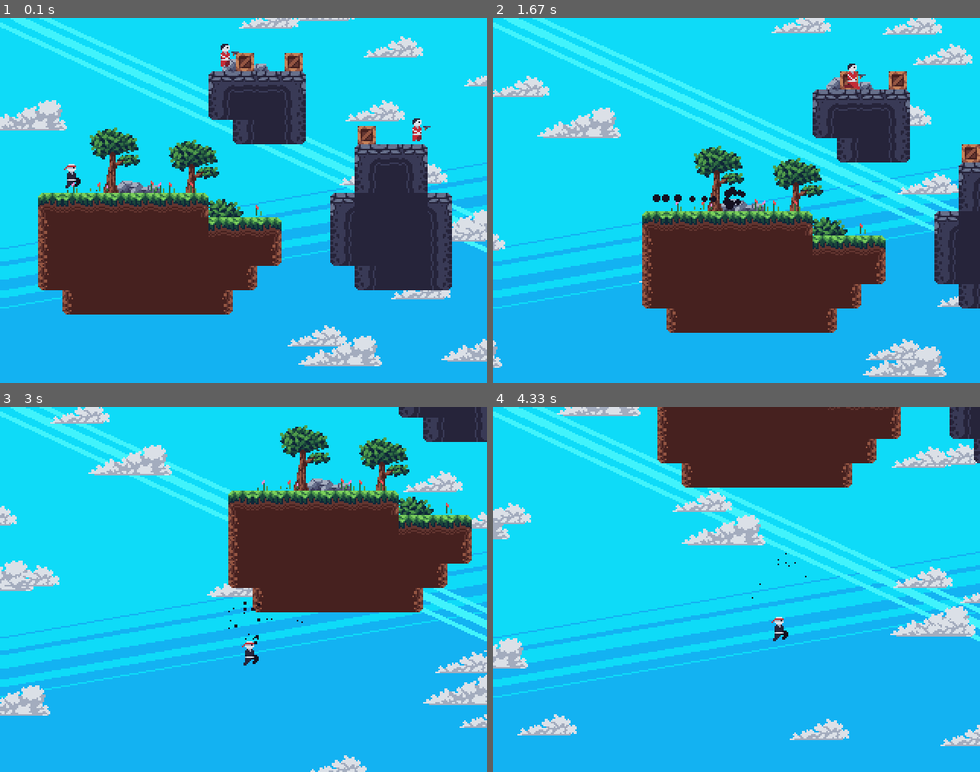
Above: before the commit, frames 1-4 (two rows, left to right).
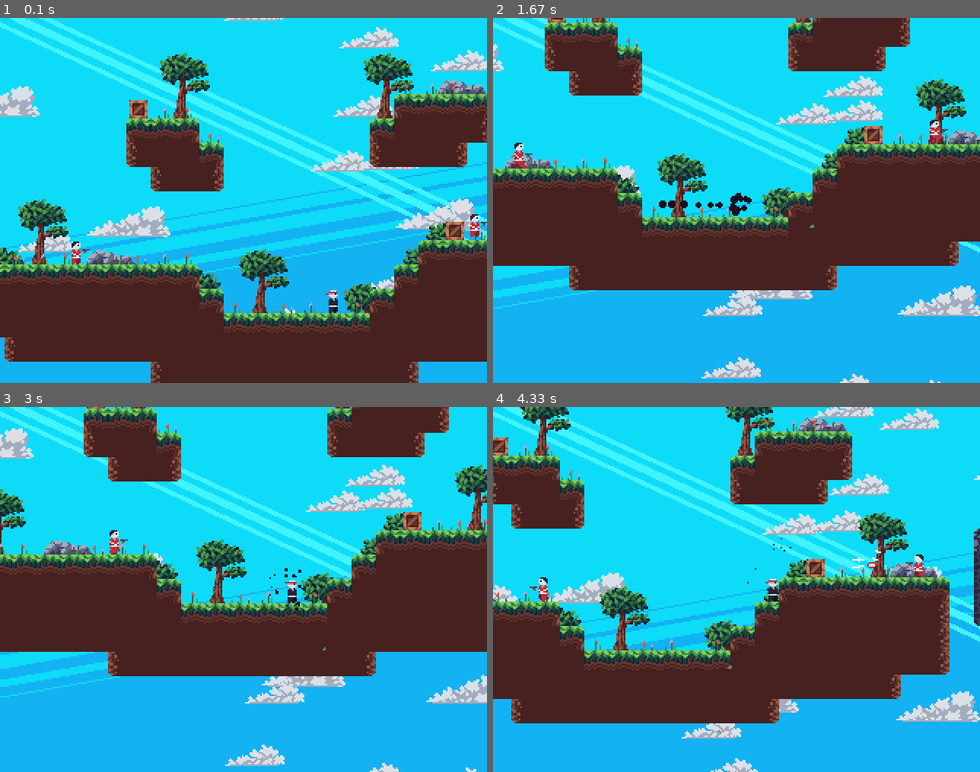
Above: after the commit, the same moments.

Repository: thomas-dumazert/dfp_pygame_plateformer_tutorial
Game: pygame game, started from game.py
Same seed, same stepped clock (60 frames per second), same inputs: the game is played once before the commit and once after it.
Inputs:
- Up to frame 1 (0.1 s): no input
- Up to frame 2 (1.67 s): tap Space at 0.33, 0.73, 1.03, 1.23, 1.53 s; hold Q 0.67-1.13 s
- Up to frame 3 (3 s): tap Space at 2.07, 2.37, 2.57, 2.87 s; tap D at 2.15 s
- Up to frame 4 (4.33 s): tap Z at 3.4 s; tap Space at 3.8, 4.1 s

The runs differ from the first frame. In frame 1, 60% of the frame differs, in the area x 0-100%, y 0-100%; in frame 2, 48%; in frame 3, 49%; in frame 4, 50%.

Commit message:
Add player and enemies death mechanic

Diff:
--- a/game.py
+++ b/game.py
@@ -8,6 +8,11 @@
 from scripts.clouds import Clouds
 from scripts.utils import load_image, load_images, Animation
 from scripts.particle import Particle
+from scripts.spark import Spark
+
+MAPS_ROOT = 'data/maps/'
+IMAGES_ROOT = 'data/images/'
+SFX_ROOT = 'data/sfx/'
 
 class Game:
     def __init__(self) -> None:
@@ -57,6 +62,20 @@
         self.tilemap = Tilemap(self, tile_size=16)
         self.tilemap.load('map.json')
 
+        self.clouds = Clouds(self.assets['clouds'], count=16)
+
+        self.projectile_lifetime = 360
+
+        self.camera_acc = 30
+
+        self.restart_timer = 40
+
+        self.current_level = 0
+        self.load_level(self.current_level)
+
+    def load_level(self, map_id):
+        self.tilemap.load(MAPS_ROOT + str(map_id) + '.json')
+
         self.leaf_spawners = []
         for tree in self.tilemap.extract([('large_decor', 2)], keep=True):
             self.leaf_spawners.append(pygame.Rect(tree['pos'][0] + 4,
@@ -71,14 +90,12 @@
                 self.enemies.append(Enemy(self, spawner['pos'], (8, 15)))
 
         self.projectiles = []
-        self.projectile_lifetime = 360
-
         self.particles = []
-
-        self.clouds = Clouds(self.assets['clouds'], count=16)
+        self.sparks = []
 
         self.scroll = [0, 0]
-        self.camera_acc = 30
+
+        self.dead = 0
 
     def handle_events(self) -> None:
         events = pygame.event.get()
@@ -104,6 +121,11 @@
         while self.running:
             self.display.blit(self.assets['background'], (0, 0))
 
+            if self.dead:
+                self.dead += 1
+                if self.dead > self.restart_timer:
+                    self.load_level(self.current_level)
+
             self.scroll[0] += (self.player.rect().centerx - \
                                self.display.get_width() / 2 - \
                                 self.scroll[0]) / self.camera_acc
@@ -126,10 +148,13 @@
             self.clouds.update()
 
             for enemy in self.enemies.copy():
-                enemy.update(self.tilemap, (0, 0))
-
-            self.player.update(self.tilemap,
-                               (self.movement[1] - self.movement[0], 0))
+                kill = enemy.update(self.tilemap, (0, 0))
+                if kill:
+                    self.enemies.remove(enemy)
+
+            if not self.dead:
+                self.player.update(self.tilemap,
+                                (self.movement[1] - self.movement[0], 0))
 
             # [[x, y], direction, timer]
             for projectile in self.projectiles.copy():
@@ -138,11 +163,33 @@
 
                 if self.tilemap.solid_check(projectile[0]):
                     self.projectiles.remove(projectile)
+                    for _ in range(4):
+                        self.sparks.append(Spark(projectile[0],
+                                                 random.random() - 0.5 + (math.pi if projectile[1] > 0 else 0),
+                                                 random.random() + 2))
                 elif projectile[2] > self.projectile_lifetime:
                     self.projectiles.remove(projectile)
                 elif abs(self.player.dashing) < self.player.dash_cooldown:
                     if self.player.rect().collidepoint(projectile[0]):
                         self.projectiles.remove(projectile)
+                        self.dead += 1
+                        for _ in range(30):
+                            angle = random.random() * math.pi * 2
+                            speed = random.random() * 5
+                            self.sparks.append(Spark(self.player.rect().center,
+                                                     angle,
+                                                     random.random() + 2))
+                            self.particles.append(Particle(self,
+                                                           'particle',
+                                                           self.player.rect().center,
+                                                           velocity=[math.cos(angle + math.pi) * speed * 0.5,
+                                                                     math.sin(angle + math.pi) * speed * 0.5],
+                                                           frame=random.randint(0, 7)))
+
+            for spark in self.sparks.copy():
+                kill = spark.update()
+                if kill:
+                    self.sparks.remove(spark)
 
             for particle in self.particles.copy():
                 kill = particle.update()
@@ -156,13 +203,11 @@
             self.clouds.render(self.display, offset=render_scroll)
             self.tilemap.render(self.display, offset=render_scroll)
 
-            for particle in self.particles:
-                particle.render(self.display, offset=render_scroll)
-
             for enemy in self.enemies.copy():
                 enemy.render(self.display, offset=render_scroll)
 
-            self.player.render(self.display, offset=render_scroll)
+            if not self.dead:
+                self.player.render(self.display, offset=render_scroll)
 
             for projectile in self.projectiles:
                 img = self.assets['projectile']
@@ -172,7 +217,11 @@
                                    projectile[0][1] - img.get_height() / 2 \
                                     - render_scroll[1]))
 
-
+            for spark in self.sparks:
+                spark.render(self.display, offset=render_scroll)
+
+            for particle in self.particles:
+                particle.render(self.display, offset=render_scroll)
 
             self.screen.blit(pygame.transform.scale(self.display,
                                                     self.screen.get_size()),
--- a/map.json
+++ b/map.json
@@ -1 +1 @@
-{"tilemap": {"4;7": {"type": "grass", "variant": 1, "pos": [ …(4549 unchanged characters)… os": [8, 1]}}, "tile_size": 16, "offgrid_tiles": [{"type": "large_decor", "variant": 0 …(821 unchanged characters)…
+{"tilemap": {"4;7": {"type": "grass", "variant": 1, "pos": [ …(4549 unchanged characters)… os": [8, 1]}}, "tile_size": 16, "offgrid": [{"type": "large_decor", "variant": 0 …(821 unchanged characters)…
--- a/scripts/entities.py
+++ b/scripts/entities.py
@@ -4,6 +4,7 @@
 import pygame
 
 from scripts.particle import Particle
+from scripts.spark import Spark
 
 TRANSITION_DELAY = 5    # Number of frames before transitioning from a
                         # state to another
@@ -232,12 +233,13 @@
 
         self.shooting_range = (0, 16)
 
-    def update(self, tilemap, movement=(0, 0)) -> None:
+    def update(self, tilemap, movement=(0, 0)) -> bool:
         if self.walking:
             # +/- 7 and 23 allow to check the tiles in front and below
             # the enemy. Those can be computed from enemy and tile
             # sizes.
-            if tilemap.solid_check((self.rect().centerx + (-7 if self.flip else 7), self.pos[1] + 23)):
+            if tilemap.solid_check((self.rect().centerx + (-7 if self.flip else 7),
+                                    self.pos[1] + 23)):
                 movement = (movement[0] - self.walking_speed \
                             if self.flip else self.walking_speed, movement[1])
             else:
@@ -245,12 +247,10 @@
             self.walking = max(self.walking - 1, 0)
 
             if not self.walking:
-                dis = (self.game.player.pos[0] - self.pos[0], self.game.player.pos[1] - self.pos[1])
+                dis = (self.game.player.pos[0] - self.pos[0],
+                       self.game.player.pos[1] - self.pos[1])
                 if abs(dis[1]) < self.shooting_range[1]:
-                    if self.flip and dis[0] < 0:
-                        self.game.projectiles.append([[self.rect().centerx - 7, self.rect().centery], -1.5, 0])
-                    if not self.flip and dis[0] > 0:
-                        self.game.projectiles.append([[self.rect().centerx + 7, self.rect().centery], 1.5, 0])
+                    self.shoot(dis)
         elif random.random() < self.wake_up_chance:
             self.walking = random.randint(*self.walking_duration_range)
 
@@ -260,6 +260,46 @@
             self.set_action('run')
         else:
             self.set_action('idle')
+
+        if abs(self.game.player.dashing) > self.game.player.dash_cooldown:
+            if self.rect().colliderect(self.game.player.rect()):
+                self.dying()
+                return True
+
+    def dying(self):
+        for _ in range(30):
+            angle = random.random() * math.pi * 2
+            speed = random.random() * 5
+            self.game.sparks.append(Spark(self.rect().center,
+                                        angle,
+                                        random.random() + 2))
+            self.game.particles.append(Particle(self.game,
+                                            'particle',
+                                            self.rect().center,
+                                            velocity=[math.cos(angle + math.pi) * speed * 0.5,
+                                                        math.sin(angle + math.pi) * speed * 0.5],
+                                            frame=random.randint(0, 7)))
+        self.game.sparks.append(Spark(self.rect().center, 0, 5 + random.random()))
+        self.game.sparks.append(Spark(self.rect().center, math.pi, 5 + random.random()))
+
+    def shoot(self, dis):
+        if self.flip and dis[0] < 0:
+            self.game.projectiles.append([[self.rect().centerx - 7,
+                                           self.rect().centery],
+                                          -1.5, 0])
+            for _ in range(4):
+                self.game.sparks.append(Spark(self.game.projectiles[-1][0],
+                                              random.random() - 0.5 + math.pi,
+                                              2 + random.random()))
+        if not self.flip and dis[0] > 0:
+            self.game.projectiles.append([[self.rect().centerx + 7,
+                                           self.rect().centery],
+                                          1.5, 0])
+            for i in range(4):
+                self.game.sparks.append(Spark(self.game.projectiles[-1][0],
+                                              random.random() - 0.5,
+                                              2 + random.random()))
+
     def render(self, surf, offset=(0, 0)):
         super().render(surf, offset)
 
--- /dev/null
+++ b/scripts/spark.py
@@ -0,0 +1,35 @@
+import math
+
+import pygame
+
+class Spark:
+    def __init__(self, pos, angle, speed) -> None:
+        self.pos = list(pos)
+        self.angle = angle
+        self.speed = speed
+
+        self.color = (255, 255, 255)
+        self.length = 3
+        self.width = 0.5
+
+    def update(self) -> bool:
+        self.pos[0] += math.cos(self.angle) * self.speed
+        self.pos[1] += math.sin(self.angle) * self.speed
+
+        self.speed = max(self.speed - 0.1, 0)
+
+        return not self.speed
+
+    def render(self, surf, offset=(0, 0)):
+        render_points = [
+            (self.pos[0] + math.cos(self.angle) * self.speed * self.length - offset[0],
+             self.pos[1] + math.sin(self.angle) * self.speed * self.length - offset[1]),
+            (self.pos[0] + math.cos(self.angle + math.pi * 0.5) * self.speed * self.width - offset[0],
+             self.pos[1] + math.sin(self.angle + math.pi * 0.5) * self.speed * self.width - offset[1]),
+            (self.pos[0] + math.cos(self.angle + math.pi) * self.speed * self.length - offset[0],
+             self.pos[1] + math.sin(self.angle + math.pi) * self.speed * self.length - offset[1]),
+            (self.pos[0] + math.cos(self.angle - math.pi * 0.5) * self.speed * self.width - offset[0],
+             self.pos[1] + math.sin(self.angle - math.pi * 0.5) * self.speed * self.width - offset[1]),
+        ]
+
+        pygame.draw.polygon(surf, self.color, render_points)
--- a/scripts/tilemap.py
+++ b/scripts/tilemap.py
@@ -66,7 +66,7 @@
             json.dump({
                 'tilemap': self.tilemap,
                 'tile_size': self.tile_size,
-                'offgrid_tiles': self.offgrid_tiles,
+                'offgrid': self.offgrid_tiles,
             }, f)
 
     def load(self, path):
@@ -75,7 +75,7 @@
 
         self.tilemap = map_data['tilemap']
         self.tile_size = map_data['tile_size']
-        self.offgrid_tiles = map_data['offgrid_tiles']
+        self.offgrid_tiles = map_data['offgrid']
 
     def autotile(self):
         for loc in self.tilemap:
